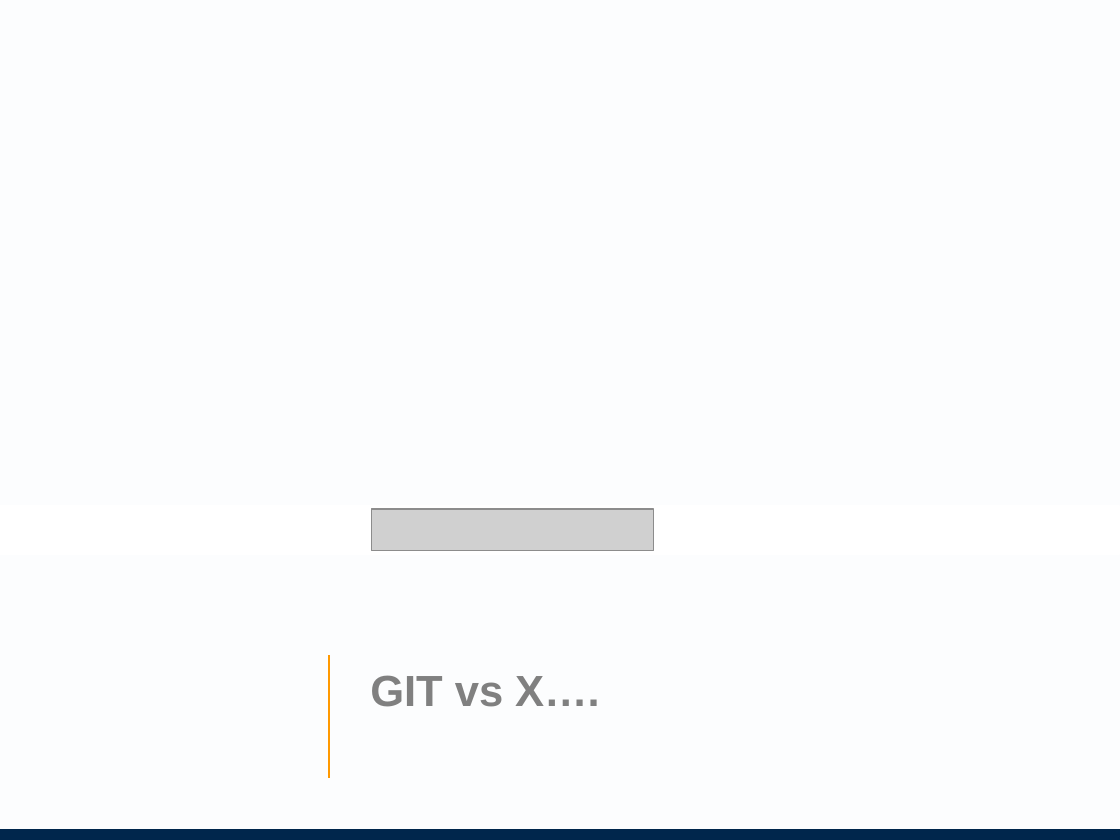
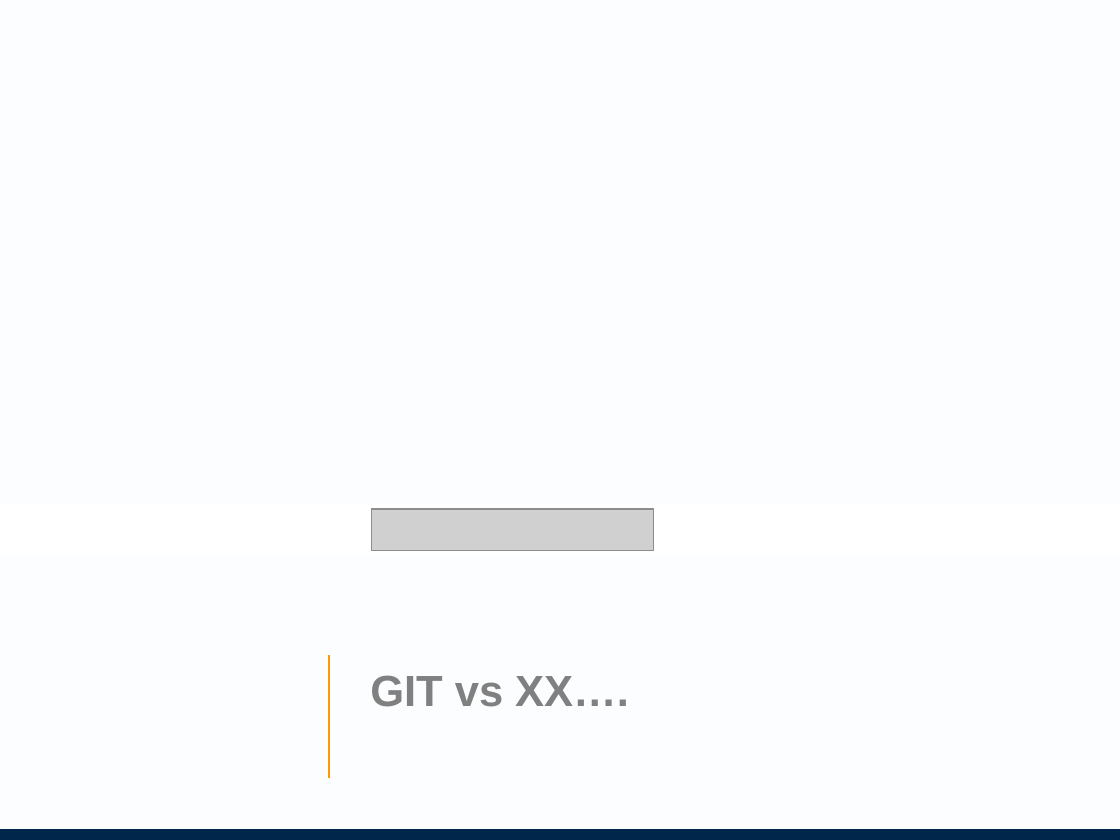
Before and after one commit to yanivshishani/master1, a slide deck: slide 1 of GIT vs X.pptx. Drawn at 1120x840 pixels with LibreOffice and Linux fonts; fonts in the diff are those of the drawing; grey boxes stand for pictures; background and template pictures are left out. Boxes give left, top, right and bottom in pixels: in the first picture for what was removed or moved away, otherwise in the second. Text is boxed around its words. In the diff, an @@ line names an element or a change of style, - is before the commit and + after.

```diff
--- a/GIT vs X.pptx
+++ b/GIT vs X.pptx
@@ title at (370, 675, 629, 707): text changed @@
-GIT vs X….
+GIT vs XX….
```
Also in this commit, not shown: 1 other file.
